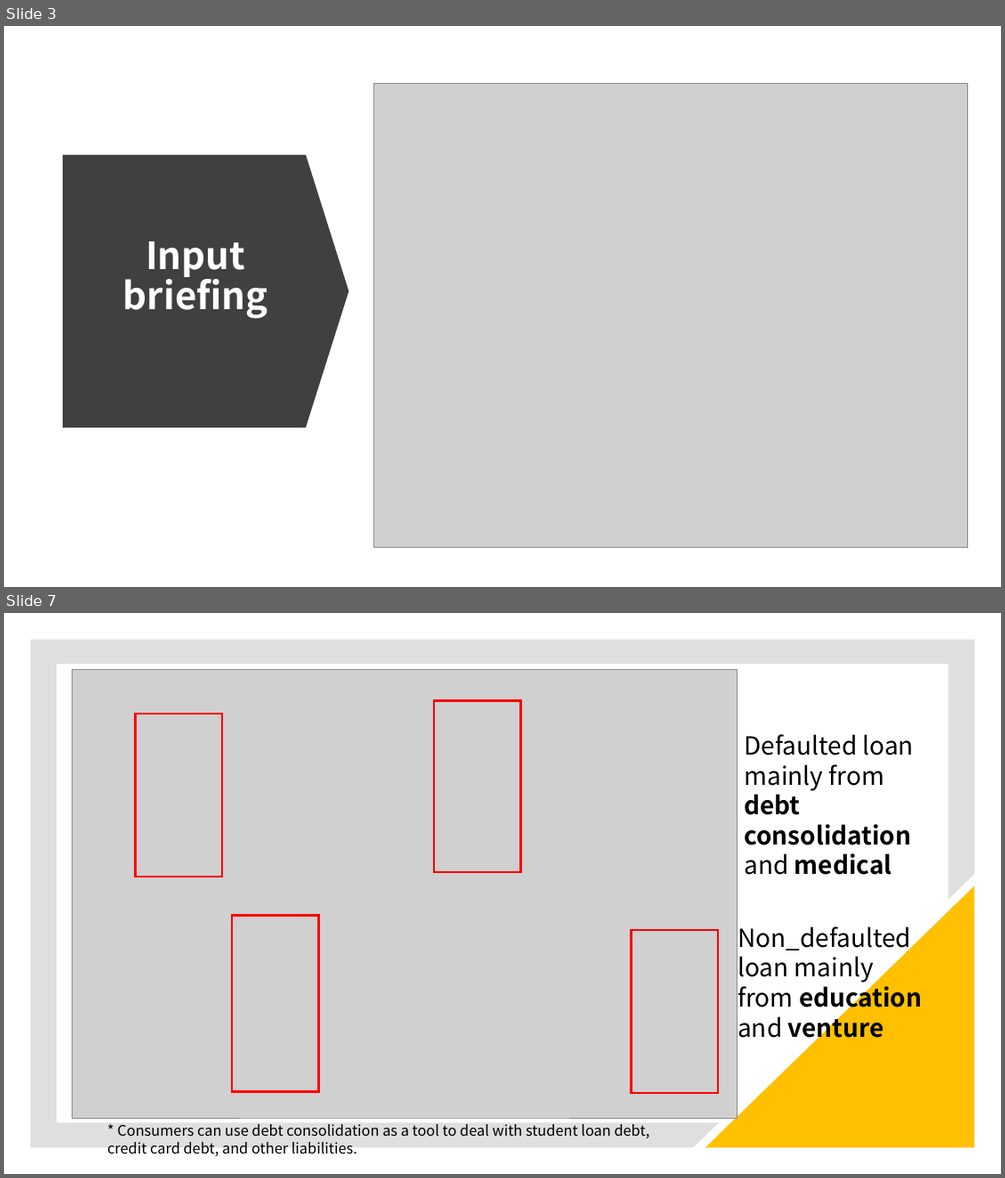
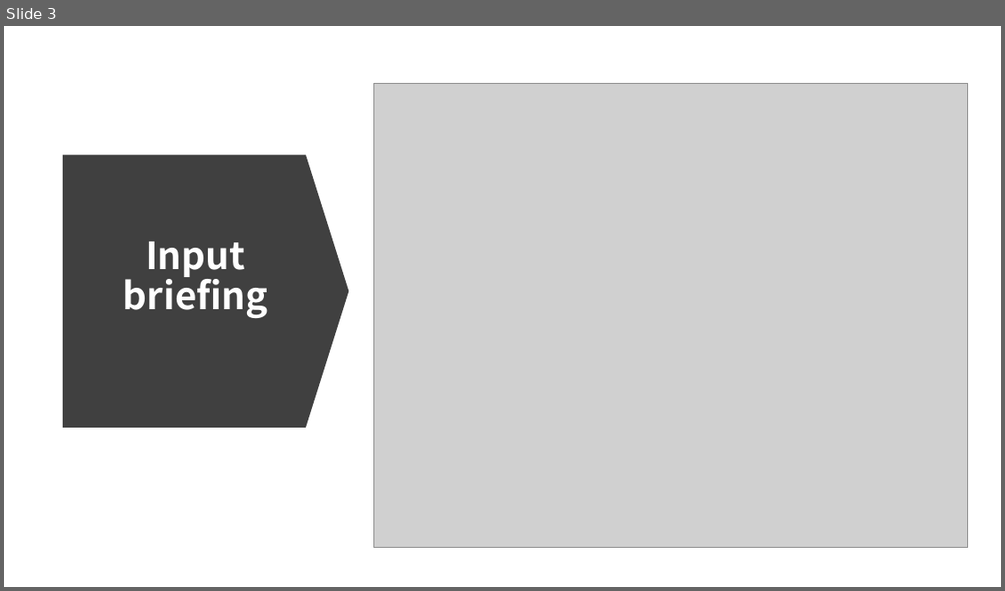
Before and after one commit to Shinan-tech/Credit_default, a slide deck: Default prediction model.pptx. Shown one above the other, each under a label of ours: slides 3 and 7 before the commit, slide 3 after it; the slides between them are not shown. The pictures are 1005x1178 and 1005x591 pixels, drawn with LibreOffice and Linux fonts; fonts in the diff are those of the drawing; grey boxes stand for pictures. Boxes give left, top, right and bottom in pixels: in the first picture for what was removed or moved away, otherwise in the second. Text is boxed around its words. In the diff, an @@ line names an element or a change of style, - is before the commit and + after.

```diff
--- a/Default prediction model.pptx
+++ b/Default prediction model.pptx
@@ slide 7 removed at (4,613,1001,1174), background #FFFFFF @@
@@ freeform shape removed at (30,639,975,1148) @@
@@ picture removed at (72,669,736,1118) @@
@@ rectangle removed at (136,714,222,877) @@
@@ rectangle removed at (434,701,521,873) @@
@@ text removed at (744,734,914,875) @@
-Defaulted loan mainly from debt consolidation and medical
@@ right triangle removed at (705,886,975,1148) @@
@@ rectangle removed at (232,915,319,1092) @@
@@ rectangle removed at (631,930,718,1093) @@
@@ text removed at (737,926,922,1044) @@
-Non_defaulted loan mainly from education and venture
@@ text removed at (107,1124,650,1156) @@
-* Consumers can use debt consolidation as a tool to deal with student loan debt, credit card debt, and other liabilities.
```
Also in this commit, not shown: 4 other slides removed, 2 other files.
